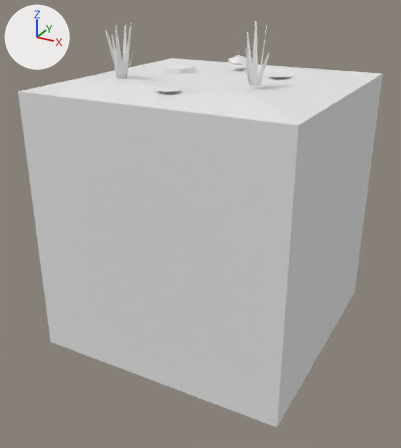
An edit to the FBX model Assets/Tiles/Blend/Blend Rock Dry 1.fbx, drawn before and after from the same camera.
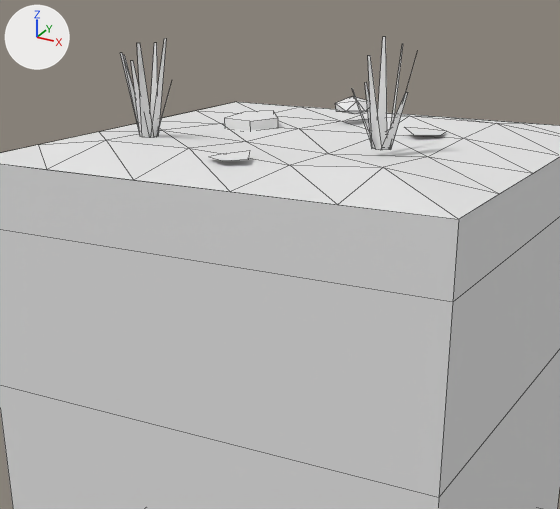
There are two pictures of each version: one whole from a camera (50 mm lens) standing at (1.93, -3.76, 1.74) and looking at (-0.04, -0.17, -0.05), one close up on the part from 9% to 89% of the width and 0% to 65% of the height. Lighting does not change. The marker at upper left points along +X, +Y and +Z. The last two pictures show the newer version. The close-ups show mesh edges as thin lines. Where no turn or scale is listed for an object, it has been applied to the vertices. Vertices at exactly the same position are counted once.

Names of what the first close-up shows: 'Blend Rock Dry 1'.
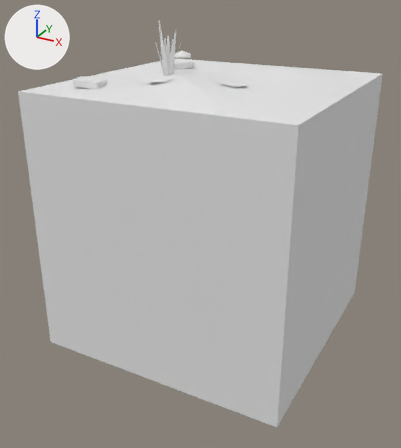
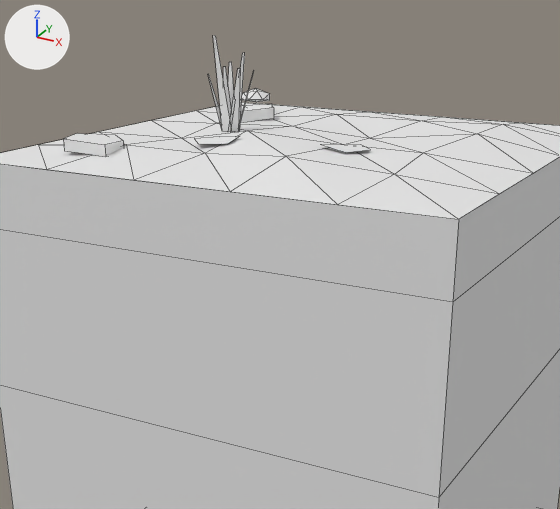
What differs and where, as boxes [x1, y1, x2, y2] in the close-ups (560 x 509 px; the box of a moved part takes in the faces that stretch with it):
'Blend Rock Dry 1', reshaped
    before: [0, 37, 560, 509]
    after: [0, 36, 560, 509]
part 1 of me_blend_rock_dry_1, added
    after: [242, 88, 270, 102]
part 2 of me_blend_rock_dry_1, moved or reshaped
    before: [405, 127, 446, 135]
    after: [322, 144, 371, 153]
part 3 of me_blend_rock_dry_1, deleted
    before: [120, 37, 418, 150]
part 4 of me_blend_rock_dry_1, moved or reshaped
    before: [100, 96, 368, 148]
    after: [63, 36, 333, 156]

Diff of the bpy script that builds the scene:
```diff
--- a/Assets/Tiles/Blend/Blend Rock Dry 1.fbx.py
+++ b/Assets/Tiles/Blend/Blend Rock Dry 1.fbx.py
@@ me_blend_rock_dry_1 @@
 # used by ob_blend_rock_dry_1; location = (0.0, 0.0, 0.0)
-me_blend_rock_dry_1.from_pydata(...)  # 136 vertices, 105 faces; spans x -1.0..1.0, y -1.0..1.0, z -1.0..1.49
+me_blend_rock_dry_1.from_pydata(...)  # 118 vertices, 104 faces; spans x -1.0..1.0, y -1.0..1.0, z -1.0..1.48
+# me_blend_rock_dry_1 part 1: the loose piece of 12 vertices spanning x -0.17..0.01, y 0.46..0.63, z 1.1..1.17 is copied, and the copy is scaled about its middle by (0.809, 0.832, 0.913), then moved by (-0.63, 0.16, -0.01); it spans x -0.78..-0.64, y 0.63..0.78, z 1.1..1.16
+# me_blend_rock_dry_1 part 2: the loose piece of 5 vertices spanning x 0.32..0.49, y 0.14..0.32, z 1.09..1.11 is turned 35.5 degrees about the z axis through its middle and scaled by 1.07, then moved by (-0.13, -0.52, 0.0)
+# me_blend_rock_dry_1 part 3: 14 loose pieces with 56 vertices, spanning x -0.71..0.53, y -0.53..-0.09, z 1.09..1.49, are deleted
+# me_blend_rock_dry_1 part 4
+# 20 vertices are removed from x -0.53..0.01, y 0.11..0.63, z 1.05..1.17
+# 26 faces are deleted
+# 23 vertices move from x -0.65..0.59, y -0.74..0.65, z 1.05..1.15 to x -0.6..0.64, y -0.62..0.65, z 1.05..1.11
+# 40 vertices are added at x -0.76..-0.25, y -0.78..0.5, z 1.05..1.48
+# 6 new vertices lie (0.0, 0.0, 0.05) away from vertices in x -0.76..-0.29, y -0.75..0.5, z 1.05..1.11
+# 19 new faces join them
 me_blend_rock_dry_1.materials.append(mat_tileworld_tiles)
```
